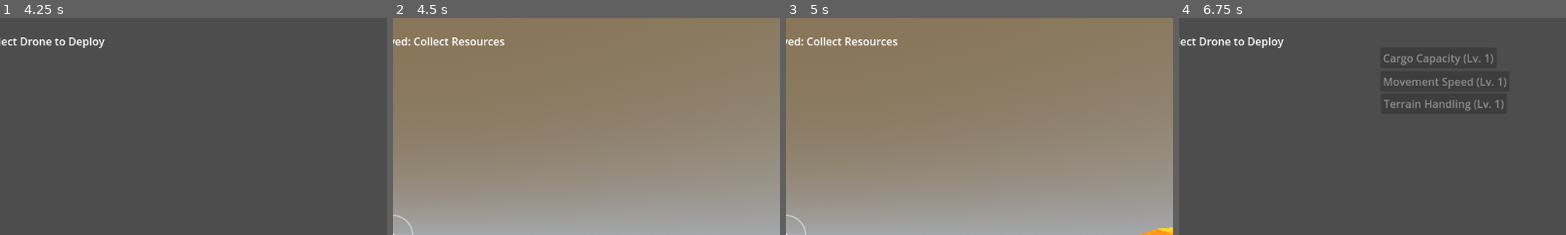
Above: before the commit, frames 1-4 (left to right).
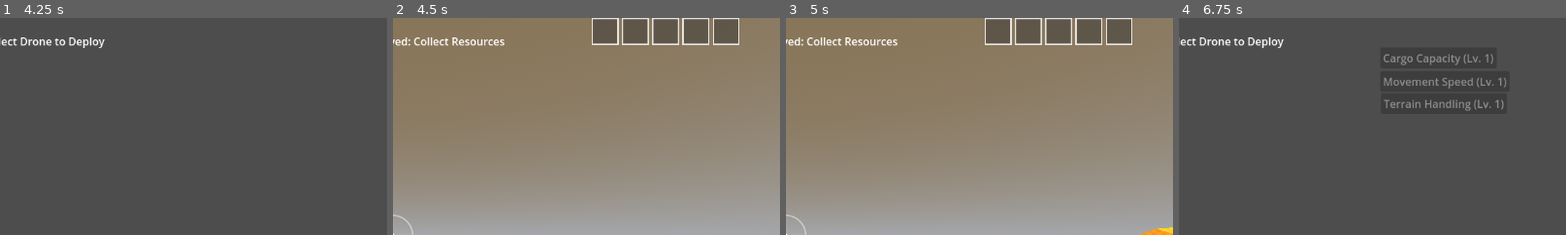
Above: after the commit, the same moments.

Repository: Triysle/drones
Game: Godot game, scene res://scenes/Main.tscn
Two runs of this game, one before a commit and one after it. Both use one fixed random seed, a clock stepped at 60 frames per second and the inputs below.
Inputs (mouse positions are % of the whole screen's width and height, from its top left):
- Up to frame 1 (4.25 s): click "Aerial" at 0.5 s; tap Enter at 1.25, 2.75 s; move the mouse to (55, 50) at 1.27 s; hold W (move_forward) from 1.28 s (still down); tap O (dock) at 1.35, 2.3, 3.6 s; click (55, 50) at 1.42 s; tap F (scan) at 1.55, 2.1, 3.05 s; tap Space at 2 s; move the mouse to (45, 50) at 2.02 s; click (45, 50) at 2.17 s; move the mouse to (52, 48) at 2.77 s; tap Shift (ascend) at 2.85 s; click (52, 48) at 2.92 s; move the mouse to (45, 70) at 3.52 s; click (45, 70) at 3.67 s
- Up to frame 2 (4.5 s): release W (move_forward) at 4.25 s; click "Ground" at 4.25 s
- Up to frame 3 (5 s): no input
- Up to frame 4 (6.75 s): tap Space at 5, 6.5 s; move the mouse to (57, 51) at 5.02 s; hold R (recall_drone) 5.03-5.78 s; hold W (move_forward) from 5.03 s (still down); click (57, 51) at 5.17 s; tap F (scan) at 5.3, 5.85 s; tap Enter at 5.75 s; move the mouse to (42, 49) at 5.77 s; click (42, 49) at 5.92 s; tap O (dock) at 6.05 s; move the mouse to (51, 50) at 6.52 s; hold Tab (toggle_management_mode) from 6.53 s (still down); click (51, 50) at 6.67 s
The pictures show only the part of the screen within x 50-100%, y 0-50%; the shares and areas given below are measured in that part.

Frame 1 is identical in both runs. In frame 2, 4.2% of the frame differs, in the area x 51-90%, y 0-13%; in frame 3, 4.2%; in frame 4, nothing differs.

Commit message:
0.0.17
trying a different inventory system

Diff:
--- a/assets/circular-progress-svg.svg
+++ /dev/null
@@ -1,12 +0,0 @@
-<svg xmlns="http://www.w3.org/2000/svg" viewBox="0 0 100 100">
-  <!-- Background Circle -->
-  <circle cx="50" cy="50" r="40" fill="none" stroke="#333333" stroke-width="8" opacity="0.5"/>
-
-  <!-- Progress Arc (yellow-green gradient) -->
-  <circle cx="50" cy="50" r="40" fill="none" stroke="#FFFF00" stroke-width="8" stroke-dasharray="251.2" stroke-dashoffset="125.6" transform="rotate(-90 50 50)"/>
-
-  <!-- Segment Dividers (example with 3 segments) -->
-  <line x1="50" y1="10" x2="50" y2="20" stroke="#000000" stroke-width="2" opacity="0.8"/>
-  <line x1="85.4" y1="65" x2="80.0" y2="57.5" stroke="#000000" stroke-width="2" opacity="0.8"/>
-  <line x1="14.6" y1="65" x2="20.0" y2="57.5" stroke="#000000" stroke-width="2" opacity="0.8"/>
-</svg>
--- /dev/null
+++ b/scenes/CargoSlotsUI.tscn
@@ -0,0 +1,15 @@
+[gd_scene load_steps=2 format=3 uid="uid://carl73s3sjt07"]
+
+[ext_resource type="Script" uid="uid://xtwshxmxceg8" path="res://scripts/CargoSlotsUI.gd" id="1_g4kte"]
+
+[node name="CargoSlotsUi" type="Control"]
+layout_mode = 3
+anchor_left = 1.0
+anchor_right = 1.0
+offset_left = -300.0
+offset_top = 20.0
+offset_right = -20.0
+offset_bottom = 80.0
+grow_horizontal = 0
+grow_vertical = 2
+script = ExtResource("1_g4kte")
--- a/scenes/GroundDrone.tscn
+++ b/scenes/GroundDrone.tscn
@@ -1,8 +1,10 @@
-[gd_scene load_steps=6 format=3 uid="uid://hm58txnl0i6t"]
+[gd_scene load_steps=8 format=3 uid="uid://hm58txnl0i6t"]
 
 [ext_resource type="Script" uid="uid://dwa8xcq5kittb" path="res://scripts/GroundDrone.gd" id="1_86fod"]
 [ext_resource type="Texture2D" uid="uid://cxa75dbsddirm" path="res://assets/crosshair-texture.svg" id="2_blo87"]
 [ext_resource type="PackedScene" uid="uid://cp6dl07odw4ic" path="res://scenes/ProgressIndicator.tscn" id="3_usdcu"]
+[ext_resource type="PackedScene" uid="uid://carl73s3sjt07" path="res://scenes/CargoSlotsUI.tscn" id="4_otmn8"]
+[ext_resource type="PackedScene" uid="uid://c2urj6jd271dt" path="res://scenes/ResourceInfoLabel.tscn" id="5_oweyx"]
 
 [sub_resource type="BoxMesh" id="BoxMesh_vw06u"]
 size = Vector3(2, 0.5, 3)
@@ -53,3 +55,9 @@
 
 [node name="ProgressIndicator" parent="CanvasLayer" instance=ExtResource("3_usdcu")]
 visible = false
+
+[node name="CargoSlotsUI" parent="CanvasLayer" instance=ExtResource("4_otmn8")]
+anchors_preset = 1
+
+[node name="ResourceInfoLabel" parent="CanvasLayer" instance=ExtResource("5_oweyx")]
+anchors_preset = 8
--- /dev/null
+++ b/scenes/ResourceInfoLabel.tscn
@@ -0,0 +1,17 @@
+[gd_scene format=3 uid="uid://c2urj6jd271dt"]
+
+[node name="ResourceInfoLabel" type="Label"]
+anchors_preset = -1
+anchor_left = 0.5
+anchor_top = 0.5
+anchor_right = 0.5
+anchor_bottom = 0.5
+offset_left = -100.0
+offset_top = 20.0
+offset_right = 100.0
+offset_bottom = 46.0
+grow_horizontal = 2
+grow_vertical = 2
+theme_override_constants/outline_size = 2
+text = "Resource Name"
+horizontal_alignment = 1
--- a/scripts/BaseStation.gd
+++ b/scripts/BaseStation.gd
@@ -171,7 +171,9 @@
 
 func apply_ground_upgrades(drone):
 	# Apply upgrade levels to drone properties
-	drone.max_cargo_capacity = 5 * ground_drone_upgrades["cargo_capacity"]
+	# Update the cargo capacity - now using slots
+	drone.expand_cargo_capacity(5 * ground_drone_upgrades["cargo_capacity"])
+
 	drone.max_speed = 7.0 * ground_drone_upgrades["speed"]
 
 	# Terrain handling would affect physics properties
--- /dev/null
+++ b/scripts/CargoSlotsUI.gd
@@ -0,0 +1,203 @@
+extends Control
+
+# Cargo Slots UI - Displays the ground drone's cargo inventory as slots
+
+# Display properties
+@export var slot_size: Vector2 = Vector2(40, 40)
+@export var slot_spacing: int = 5
+@export var slots_per_row: int = 5
+
+# References
+var slot_container: HBoxContainer
+var warning_label: Label
+var cargo_full_animation: AnimationPlayer
+
+# Resource textures - will load these from icons or create programmatically
+var empty_slot_texture: Texture2D
+var scrap_metal_texture: Texture2D
+var power_cell_texture: Texture2D
+var electronic_parts_texture: Texture2D
+var rare_metal_texture: Texture2D
+
+# Current slot data
+var slots = []  # Will contain references to the slot TextureRect nodes
+var cargo_data = []  # Will contain the resource type for each slot or "" if empty
+
+func _ready():
+	# Set up the warning label (initially hidden)
+	warning_label = Label.new()
+	warning_label.text = "CARGO FULL!"
+	warning_label.add_theme_color_override("font_color", Color(1, 0, 0))  # Red text
+	warning_label.horizontal_alignment = HORIZONTAL_ALIGNMENT_CENTER
+	warning_label.visible = false
+	add_child(warning_label)
+
+	# Create animation player for the warning
+	cargo_full_animation = AnimationPlayer.new()
+	add_child(cargo_full_animation)
+	create_warning_animation()
+
+	# Create the slot container (horizontal box)
+	slot_container = HBoxContainer.new()
+	slot_container.add_theme_constant_override("separation", slot_spacing)
+	add_child(slot_container)
+
+	# Position the warning above the slots
+	warning_label.position.y = -30
+
+	# Set up textures (will replace with actual icons later)
+	create_placeholder_textures()
+
+	# Initialize UI with default 5 slots
+	initialize_slots(5)
+
+# Create placeholder colored textures for resources
+func create_placeholder_textures():
+	# Empty slot - dark gray
+	empty_slot_texture = create_colored_texture(Color(0.2, 0.2, 0.2, 0.5))
+
+	# Scrap Metal - light gray
+	scrap_metal_texture = create_colored_texture(Color(0.7, 0.7, 0.7))
+
+	# Power Cell - blue
+	power_cell_texture = create_colored_texture(Color(0.2, 0.4, 0.8))
+
+	# Electronic Parts - green
+	electronic_parts_texture = create_colored_texture(Color(0.2, 0.6, 0.3))
+
+	# Rare Metal - gold
+	rare_metal_texture = create_colored_texture(Color(0.9, 0.8, 0.2))
+
+# Helper to create colored textures
+func create_colored_texture(color: Color) -> ImageTexture:
+	var image = Image.create(int(slot_size.x), int(slot_size.y), false, Image.FORMAT_RGBA8)
+	image.fill(color)
+
+	# Add a border
+	var border_color = Color(1, 1, 1, 0.8)  # White, slightly transparent
+	for x in range(image.get_width()):
+		for y in range(image.get_height()):
+			if x < 2 or x >= image.get_width() - 2 or y < 2 or y >= image.get_height() - 2:
+				image.set_pixel(x, y, border_color)
+
+	return ImageTexture.create_from_image(image)
+
+# Initialize the UI with a specific number of slots
+func initialize_slots(num_slots: int):
+	# Clear existing slots if any
+	for slot in slots:
+		slot.queue_free()
+
+	slots.clear()
+	cargo_data.clear()
+
+	# Calculate how many rows we need
+	var rows = ceil(float(num_slots) / slots_per_row)
+
+	# Create a VBoxContainer for multiple rows if needed
+	var rows_container
+	if slot_container.get_parent() == self:
+		# First time setup
+		rows_container = VBoxContainer.new()
+		rows_container.add_theme_constant_override("separation", slot_spacing)
+		remove_child(slot_container)
+		add_child(rows_container)
+	else:
+		rows_container = slot_container.get_parent()
+		rows_container.remove_child(slot_container)
+
+	# Remove any existing rows
+	for child in rows_container.get_children():
+		child.queue_free()
+
+	# Create new rows
+	for row_idx in range(rows):
+		var row_container = HBoxContainer.new()
+		row_container.add_theme_constant_override("separation", slot_spacing)
+		rows_container.add_child(row_container)
+
+		# Calculate how many slots in this row
+		var slots_in_row = min(slots_per_row, num_slots - row_idx * slots_per_row)
+
+		# Add slots to this row
+		for i in range(slots_in_row):
+			var slot = TextureRect.new()
+			slot.texture = empty_slot_texture
+			slot.custom_minimum_size = slot_size
+			slot.expand_mode = TextureRect.EXPAND_KEEP_SIZE
+			row_container.add_child(slot)
+			slots.append(slot)
+			cargo_data.append("")  # Empty slot
+
+	print("Initialized cargo UI with " + str(num_slots) + " slots")
+
+# Update slot display based on current cargo
+func update_slots(cargo_items: Array):
+	# cargo_items should be an array of resource types, one per slot
+	# If a slot is empty, the corresponding entry should be ""
+
+	for i in range(min(cargo_items.size(), slots.size())):
+		cargo_data[i] = cargo_items[i]
+		set_slot_texture(i, cargo_items[i])
+
+	# Check if cargo is full and show/hide warning
+	var is_full = !cargo_items.has("")
+	set_cargo_full_warning(is_full)
+
+# Set the appropriate texture for a slot based on content
+func set_slot_texture(slot_index: int, resource_type: String):
+	if slot_index >= slots.size():
+		return
+
+	var texture = empty_slot_texture
+
+	match resource_type:
+		"ScrapMetal":
+			texture = scrap_metal_texture
+		"PowerCell":
+			texture = power_cell_texture
+		"ElectronicParts":
+			texture = electronic_parts_texture
+		"RareMetal":
+			texture = rare_metal_texture
+		_:  # Empty or unknown
+			texture = empty_slot_texture
+
+	slots[slot_index].texture = texture
+
+# Create and play the cargo full warning animation
+func create_warning_animation():
+	var animation = Animation.new()
+	var track_index = animation.add_track(Animation.TYPE_VALUE)
+	animation.track_set_path(track_index, NodePath("../warning_label:modulate"))
+
+	# Create the pulsing effect - fade from full opacity to half and back
+	animation.track_insert_key(track_index, 0.0, Color(1, 1, 1, 1))
+	animation.track_insert_key(track_index, 0.5, Color(1, 1, 1, 0.5))
+	animation.track_insert_key(track_index, 1.0, Color(1, 1, 1, 1))
+
+	animation.length = 1.0
+	animation.loop_mode = Animation.LOOP_LINEAR
+
+	var library = AnimationLibrary.new()
+	library.add_animation("cargo_full_pulse", animation)
+	cargo_full_animation.add_animation_library("", library)
+
+# Show/hide the cargo full warning
+func set_cargo_full_warning(is_full: bool):
+	warning_label.visible = is_full
+
+	if is_full && !cargo_full_animation.is_playing():
+		cargo_full_animation.play("cargo_full_pulse")
+	elif !is_full && cargo_full_animation.is_playing():
+		cargo_full_animation.stop()
+
+# Expand the cargo capacity (add new row of slots)
+func expand_capacity(new_total_slots: int):
+	initialize_slots(new_total_slots)
+
+	# Update the cargo data array to match the new size
+	while cargo_data.size() < new_total_slots:
+		cargo_data.append("")
+
+	print("Expanded cargo capacity to " + str(new_total_slots) + " slots")
--- a/scripts/GroundDrone.gd
+++ b/scripts/GroundDrone.gd
@@ -14,10 +14,10 @@
 @export var seconds_per_segment: float = 2.0  # Time in seconds to collect one resource
 @export var collection_speed: float = 1.0  # Base collection speed multiplier (can be upgraded)
 
-# Resource Collection
-@export var max_cargo_capacity: int = 5
-var current_cargo: int = 0
-var collected_resources = {}  # Dictionary to track resource types and quantities
+# Resource Collection - Slot-based inventory
+@export var max_cargo_slots: int = 5  # Initial capacity (5 slots)
+var cargo_slots = []  # Array of resource types, empty string "" means empty slot
+var current_cargo_count: int = 0  # How many slots are filled
 
 # State Management
 enum DroneState {IDLE, DRIVING, COLLECTING_ACTIVE, DOCKING}
@@ -29,14 +29,14 @@
 var collection_progress: float = 0.0  # Progress from 0.0 to 1.0 (0 = not started, 1 = complete)
 var collection_started: bool = false
 var segments_collected: int = 0  # Track how many segments we've collected
-var targeting_resources = {}  # Dictionary to track which resources we're targeting
 
 # References
 @onready var camera = $Camera3D
-@onready var cargo_indicator = $CanvasLayer/CargoIndicator
 @onready var interaction_ray = $Camera3D/InteractionRay
 @onready var crosshair = $CanvasLayer/Crosshair
 @onready var progress_indicator = $CanvasLayer/ProgressIndicator
+@onready var cargo_slots_ui = $CanvasLayer/CargoSlotsUI
+@onready var resource_info_label = $CanvasLayer/ResourceInfoLabel
 
 # Navigation
 var target_waypoint = null
@@ -44,11 +44,14 @@
 var resource_in_sight: bool = false  # Track if we're looking at a resource
 
 func _ready():
-	# Initialize UI
-	update_cargo_display()
+	# Initialize slot-based inventory
+	initialize_cargo_slots(max_cargo_slots)
 
 	# Hide progress indicator initially
 	progress_indicator.visible = false
+
+	# Initialize resource info label
+	resource_info_label.visible = false
 
 	# Start directly in driving mode
 	current_state = DroneState.DRIVING
@@ -61,6 +64,15 @@
 	# Capture mouse
 	Input.set_mouse_mode(Input.MOUSE_MODE_CAPTURED)
 	print("Ground drone deployed - mouse captured for camera control")
+
+# Initialize the cargo slots array
+func initialize_cargo_slots(num_slots: int):
+	cargo_slots.clear()
+	for i in range(num_slots):
+		cargo_slots.append("")  # Empty slots
+
+	# Update UI
+	update_cargo_ui()
 
 func _physics_process(delta):
 	# Apply gravity
@@ -93,9 +105,6 @@
 		cancel_collection()
 
 func _input(event):
-	# Handle pause menu - NOTE: Main pause logic is now handled by GameManager
-	# We only need to ensure proper mouse capture when control returns to the drone
-
 	# Mouse look
 	if event is InputEventMouseMotion and Input.get_mouse_mode() == Input.MOUSE_MODE_CAPTURED:
 		# Slower rotation during collection
@@ -114,7 +123,7 @@
 
 	# Resource collection input (left mouse button)
 	if event is InputEventMouseButton and event.button_index == MOUSE_BUTTON_LEFT:
-		if event.pressed and resource_in_sight and current_cargo < max_cargo_capacity:
+		if event.pressed and resource_in_sight and current_cargo_count < max_cargo_slots:
 			# Start collection when left mouse button is pressed
 			if current_state != DroneState.COLLECTING_ACTIVE:
 				start_collection()
@@ -132,16 +141,23 @@
 	var new_resource = get_resource_in_sight()
 
 	# Update resource_in_sight flag
-	resource_in_sight = (new_resource != null && current_cargo < max_cargo_capacity)
+	resource_in_sight = (new_resource != null && current_cargo_count < max_cargo_slots)
 
 	# Update crosshair
 	update_crosshair_and_targeting(new_resource)
+
+	# Update resource info label
+	if new_resource != null && current_cargo_count < max_cargo_slots:
+		resource_info_label.text = new_resource.resource_type
+		resource_info_label.visible = true
+	else:
+		resource_info_label.visible = false
 
 func get_resource_in_sight():
 	# First check with raycast
 	if interaction_ray.is_colliding():
 		var collider = interaction_ray.get_collider()
-		if collider.is_in_group("resource") and current_cargo < max_cargo_capacity:
+		if collider.is_in_group("resource") and current_cargo_count < max_cargo_slots:
 			return collider
 
 	# If raycast didn't find a resource, try the direct method
@@ -180,17 +196,14 @@
 
 	# Clear previous targeting
 	if previously_targeted_resource != null and is_instance_valid(previously_targeted_resource):
-		# Don't use highlight_as_targeted/unhighlight methods to avoid scan_highlight changes
-		if was_targeting_resource(previously_targeted_resource):
-			previously_targeted_resource = null
+		previously_targeted_resource = null
 
 	# Update targeting
-	if new_resource != null and current_cargo < max_cargo_capacity:
+	if new_resource != null and current_cargo_count < max_cargo_slots:
 		# Change crosshair to yellow when pointing at a collectable resource
 		crosshair.modulate = Color(1.0, 1.0, 0.0, 1.0)  # Yellow
 
 		# Show progress indicator when targeting a resource
-		# Always use resource.resource_amount for consistent number of segments
 		update_progress_indicator(
 			new_resource.collection_progress,
 			new_resource.resource_amount
@@ -208,10 +221,6 @@
 
 		# Clear targeted resource
 		previously_targeted_resource = null
-
-# Helper function to track which resources we're targeting
-func was_targeting_resource(resource):
-	return previously_targeted_resource == resource
 
 func update_progress_indicator(progress_value: float, segments: int):
 	if progress_indicator:
@@ -339,16 +348,21 @@
 
 	if segment_to_collect > segments_collected:
 		# We've crossed a segment boundary - collect one unit
-		add_resource_to_cargo(current_collection_target.resource_type, 1)
-		segments_collected += 1
-
-		print("Collected segment " + str(segments_collected) + "/" + str(original_segments) +
-			" of " + current_collection_target.resource_type)
-
-		# Check if this depletes the resource
-		if current_collection_target.deplete_one_unit():
-			# Resource fully depleted
-			complete_collection()
+		if has_empty_cargo_slot():
+			add_resource_to_cargo(current_collection_target.resource_type)
+			segments_collected += 1
+
+			print("Collected segment " + str(segments_collected) + "/" + str(original_segments) +
+				" of " + current_collection_target.resource_type)
+
+			# Check if this depletes the resource
+			if current_collection_target.deplete_one_unit():
+				# Resource fully depleted
+				complete_collection()
+				return
+		else:
+			# No empty slots - cancel collection
+			cancel_collection()
 			return
 
 	# Update progress indicator - use original segment count
@@ -387,20 +401,34 @@
 	# Return to driving state
 	current_state = DroneState.DRIVING
 
-func add_resource_to_cargo(resource_type, amount):
-	# Add resource to inventory
-	if resource_type in collected_resources:
-		collected_resources[resource_type] += amount
+# Check if we have an empty cargo slot
+func has_empty_cargo_slot() -> bool:
+	return current_cargo_count < max_cargo_slots
+
+# Find the first empty cargo slot
+func find_empty_cargo_slot() -> int:
+	for i in range(cargo_slots.size()):
+		if cargo_slots[i] == "":
+			return i
+	return -1  # No empty slots
+
+# Add resource to first available cargo slot
+func add_resource_to_cargo(resource_type: String):
+	var slot_index = find_empty_cargo_slot()
+	if slot_index >= 0:
+		cargo_slots[slot_index] = resource_type
+		current_cargo_count += 1
+		update_cargo_ui()
+		print("Added " + resource_type + " to cargo slot " + str(slot_index) +
+			" (Total: " + str(current_cargo_count) + "/" + str(max_cargo_slots) + ")")
+		return true
 	else:
-		collected_resources[resource_type] = amount
-
-	# Update cargo count
-	current_cargo += amount
-
-	# Update UI
-	update_cargo_display()
-
-	print("Added " + str(amount) + " " + resource_type + " to cargo (Total: " + str(current_cargo) + "/" + str(max_cargo_capacity) + ")")
+		print("Cannot add to cargo - all slots full")
+		return false
+
+# Update the cargo UI display
+func update_cargo_ui():
+	cargo_slots_ui.update_slots(cargo_slots)
 
 func process_docking(_delta):
 	# Docking logic
@@ -412,10 +440,6 @@
 	# Release mouse when returning to base
 	Input.set_mouse_mode(Input.MOUSE_MODE_VISIBLE)
 	complete_docking()
-
-func update_cargo_display():
-	# Update UI cargo indicator
-	cargo_indicator.value = (float(current_cargo) / max_cargo_capacity) * 100.0
 
 func is_near_base():
 	# This would check distance to base in practice
@@ -424,28 +448,64 @@
 
 func complete_docking():
 	# Process resources at base
-	if current_cargo > 0:
+	if current_cargo_count > 0:
 		print("Unloading cargo:")
-		for resource_type in collected_resources:
-			print("- " + resource_type + ": " + str(collected_resources[resource_type]))
+
+		# Convert cargo slots to resource counts
+		var delivered_resources = {}
+		for resource_type in cargo_slots:
+			if resource_type != "":
+				if resource_type in delivered_resources:
+					delivered_resources[resource_type] += 1
+				else:
+					delivered_resources[resource_type] = 1
+
+		# Display what we're delivering
+		for resource_type in delivered_resources:
+			print("- " + resource_type + ": " + str(delivered_resources[resource_type]))
 
 		# Signal resources have been delivered
-		emit_signal("resources_delivered", collected_resources)
+		emit_signal("resources_delivered", delivered_resources)
 
 		# Reset cargo
-		current_cargo = 0
-		collected_resources.clear()
-		update_cargo_display()
+		initialize_cargo_slots(max_cargo_slots)
+		current_cargo_count = 0
 
 	# Reset state
 	current_state = DroneState.IDLE
 
 	print("Docking complete, cargo unloaded")
+
+# Expand cargo capacity (called when upgrading)
+func expand_cargo_capacity(new_capacity: int):
+	if new_capacity > max_cargo_slots:
+		max_cargo_slots = new_capacity
+
+		# Add new empty slots
+		while cargo_slots.size() < max_cargo_slots:
+			cargo_slots.append("")
+
+		# Update UI
+		cargo_slots_ui.expand_capacity(max_cargo_slots)
+		print("Cargo capacity expanded to " + str(max_cargo_slots) + " slots")
 
 # Set waypoints from aerial drone's marked locations
 func set_waypoints(points):
 	waypoints = points
 	print("Received " + str(waypoints.size()) + " waypoints from aerial drone")
 
+# Calculate total resources by type
+func get_resources_by_type():
+	var resources = {}
+
+	for resource_type in cargo_slots:
+		if resource_type != "":
+			if resource_type in resources:
+				resources[resource_type] += 1
+			else:
+				resources[resource_type] = 1
+
+	return resources
+
 # Signals
 signal resources_delivered(resources)
Not shown, removed: assets/circular-progress-svg.svg.import
Not shown, added: scripts/CargoSlotsUI.gd.uid
